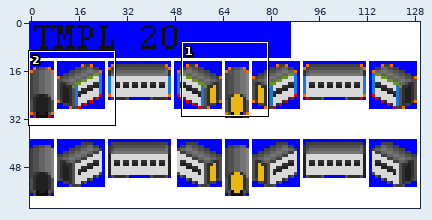
Sprite sheet, stored at gfx/Template/20px.png. The first picture is a wide view before the edit; the outline marks the close-up.
Close-up. Old version:
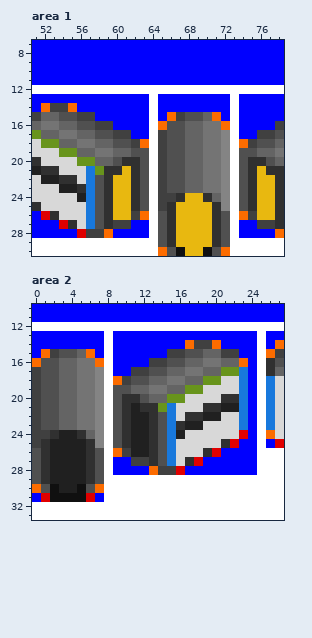
The file is 130x62 pixels. Shown: area 1: x 51..78, y 7..30; area 2: x 0..27, y 10..33.
After the commit:
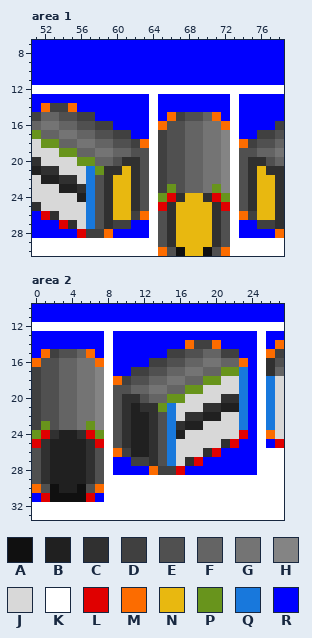
Palette (. is transparent): A #101010  B #202020  C #303030  D #404040  E #505050  F #646464  G #747474  H #848484  J #d8d8d8  K #ffffff  L #e00000  M #fc6c00  N #e8b810  P #68941c  Q #1878dc  R #0000ff
The exact change:
Changed rows in their new state; - is an unchanged pixel.
Area 1:
first column x 65:
23 -P----P-
24 PL----LP
25 L------L
Area 2:
first column x 0:
23 -P----P-
24 PL----LP
25 L------L
